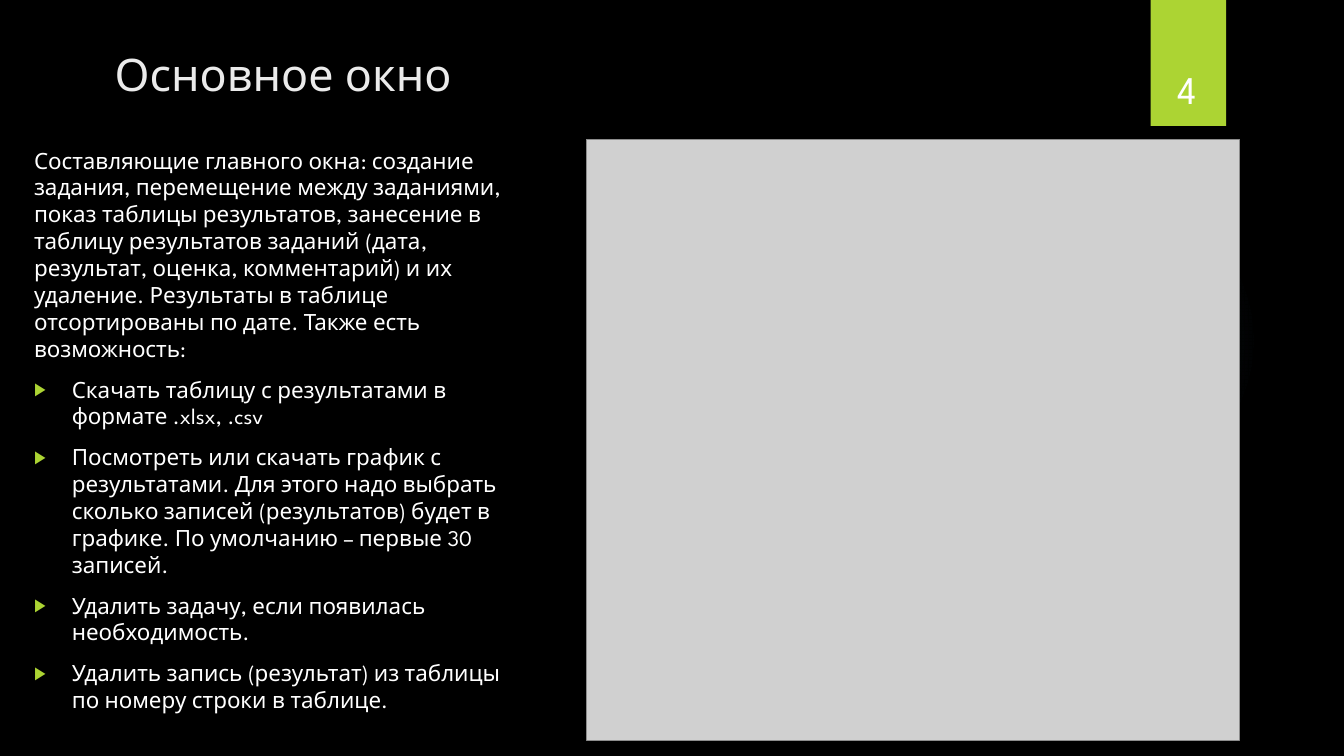
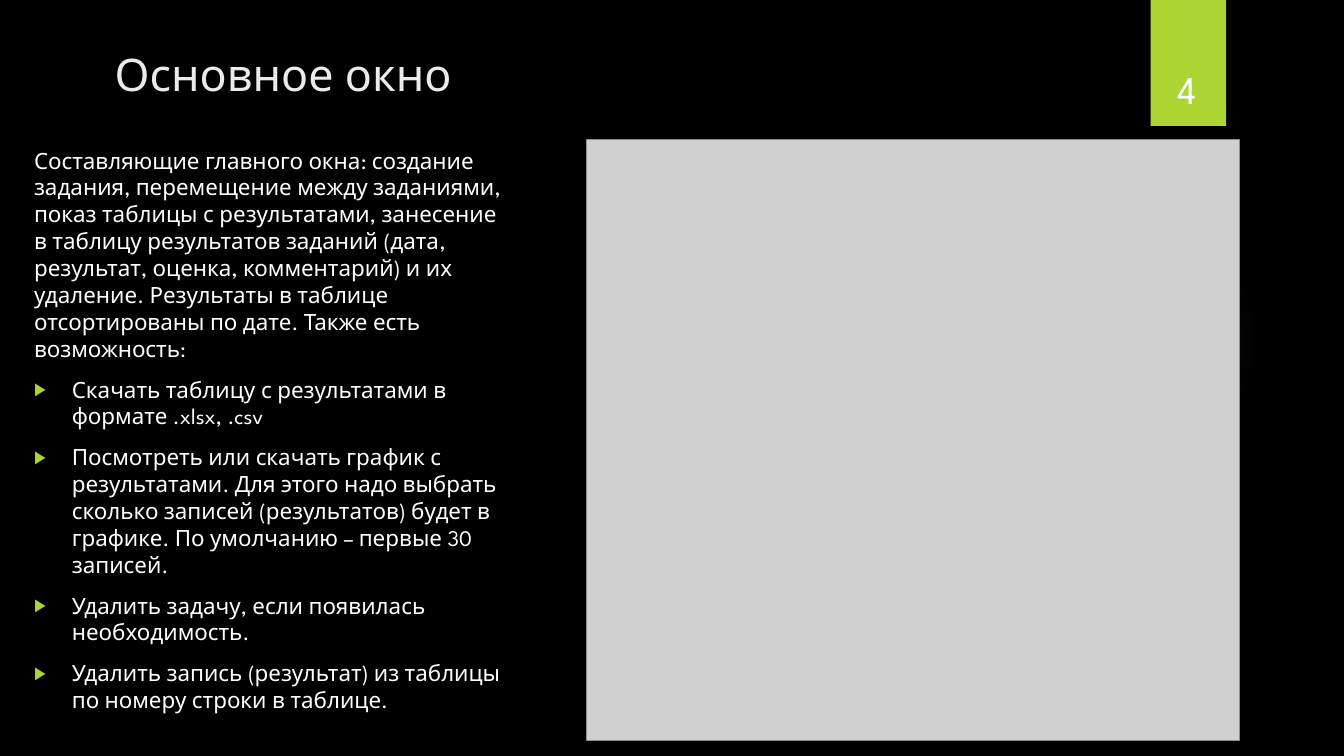
Before and after one commit to BorislavTimoshin/TaskCompletionDiary, a slide deck: slide 4 of description_project/Презентация.pptx. Drawn at 1344x756 pixels with LibreOffice and Linux fonts; fonts in the diff are those of the drawing; grey boxes stand for pictures; background and template pictures are left out. Boxes give left, top, right and bottom in pixels: in the first picture for what was removed or moved away, otherwise in the second. Text is boxed around its words. In the diff, an @@ line names an element or a change of style, - is before the commit and + after.

```diff
--- a/description_project/Презентация.pptx
+++ b/description_project/Презентация.pptx
@@ text at <box>34,152,497,358</box>: text changed @@
-Составляющие главного окна: создание задания, перемещение между заданиями, показ таблицы результатов, занесение в таблицу результатов заданий (дата, результат, оценка, комментарий) и их удаление. Результаты в таблице отсортированы по дате. Также есть возможность:
+Составляющие главного окна: создание задания, перемещение между заданиями, показ таблицы с результатами, занесение в таблицу результатов заданий (дата, результат, оценка, комментарий) и их удаление. Результаты в таблице отсортированы по дате. Также есть возможность:
```
Also in this commit, not shown: 1 other file.
